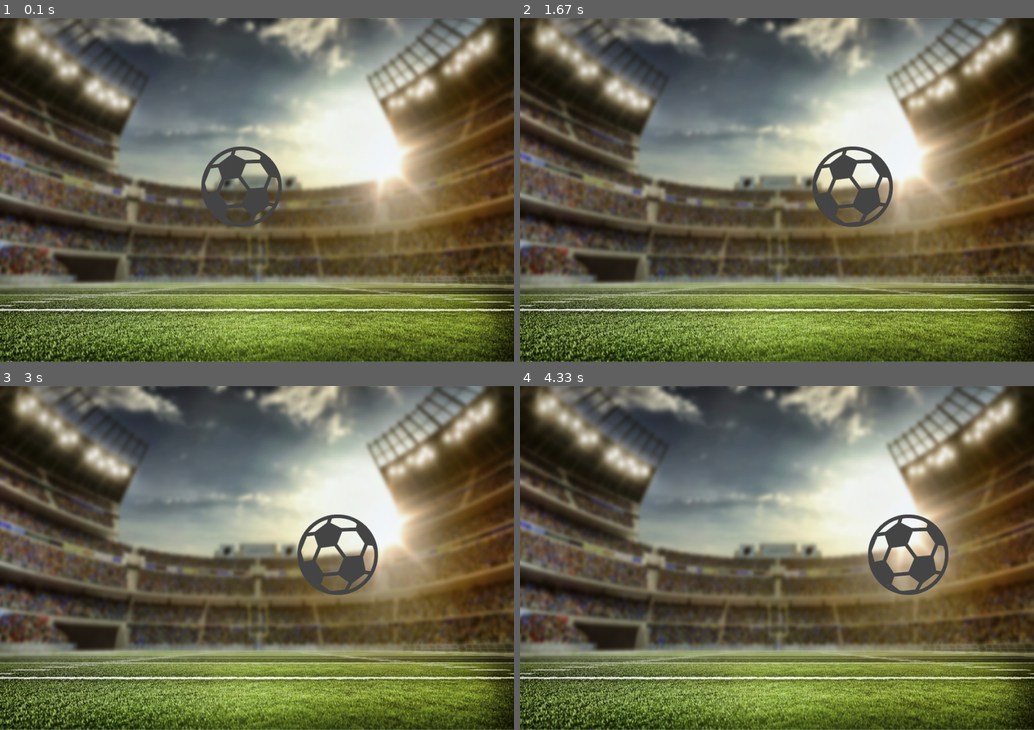
Above: before the commit, frames 1-4 (two rows, left to right).
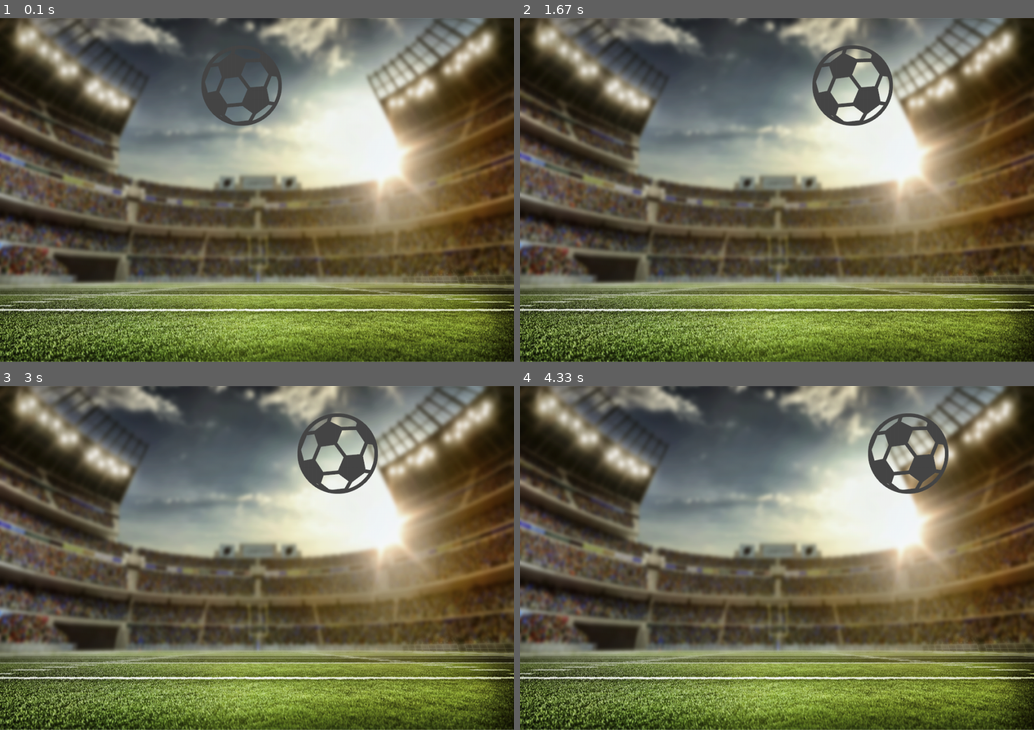
Above: after the commit, the same moments.

Repository: Sanzhar101/PyGame
Game: pygame game, started from PyGame/PyGame.py
Two runs of this game, one before a commit and one after it. Both use one fixed random seed, a clock stepped at 60 frames per second and the inputs below.
Inputs:
- Up to frame 1 (0.1 s): no input
- Up to frame 2 (1.67 s): hold Right 0.33-0.8 s; hold Right 0.83-1.3 s; hold Left from 1.33 s (still down)
- Up to frame 3 (3 s): release Left at 1.87 s; hold Left 1.9-2.3 s; hold Right 2.33-2.97 s
- Up to frame 4 (4.33 s): hold Left 3-3.47 s; hold Right 3.5-3.97 s; hold Right from 4 s (still down)

The runs differ from the first frame. In frame 1, 2.3% of the frame differs, in the area x 39-55%, y 11-61%; in frame 2, 3.4%; in frame 3, 3.4%; in frame 4, 3.4%, in the area x 67-84%, y 7-61%.

Commit message:
Update PyGame.py

Diff:
--- a/PyGame/PyGame.py
+++ b/PyGame/PyGame.py
@@ -3,11 +3,11 @@
 # initialize pygame
 pygame.init()
 
-# set screen size
+# screen size
 size = (1016, 680)
 screen = pygame.display.set_mode(size)
 
-# set title
+#title
 pygame.display.set_caption("My Game")
 
 # load character and background images
@@ -19,7 +19,7 @@
 
 # set initial character position
 character_rect.x = 350
-character_rect.y = 250
+character_rect.y = 50
 
 # movement speed
 speed = 5
